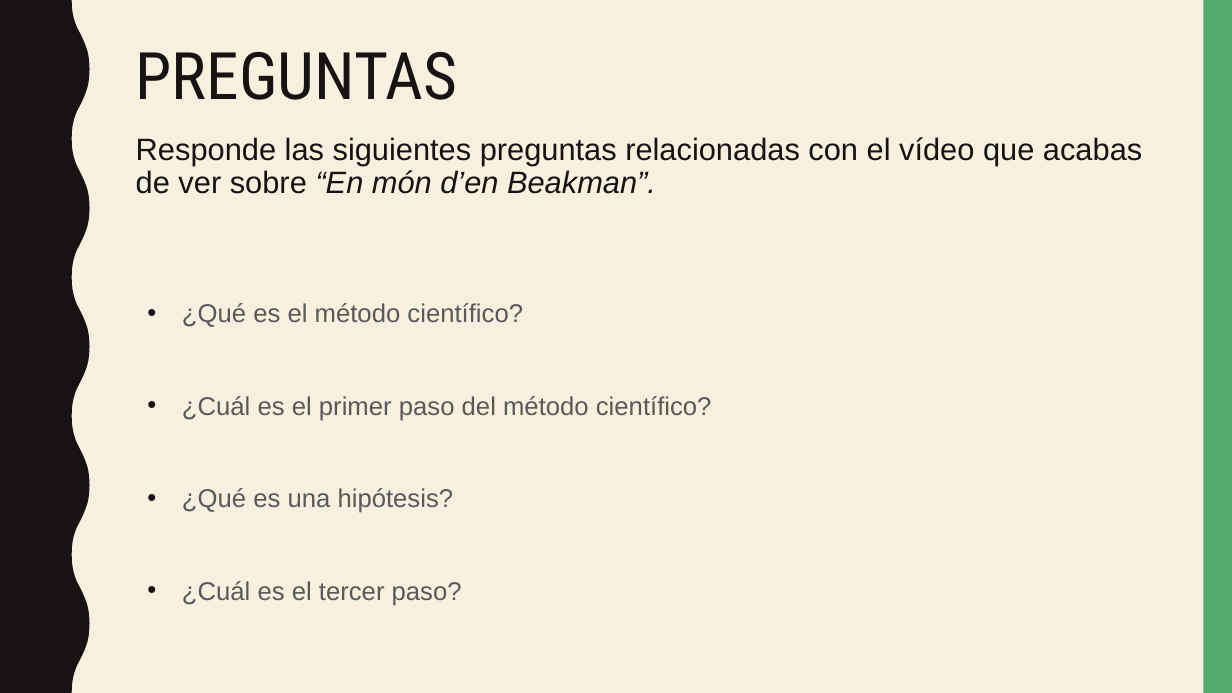
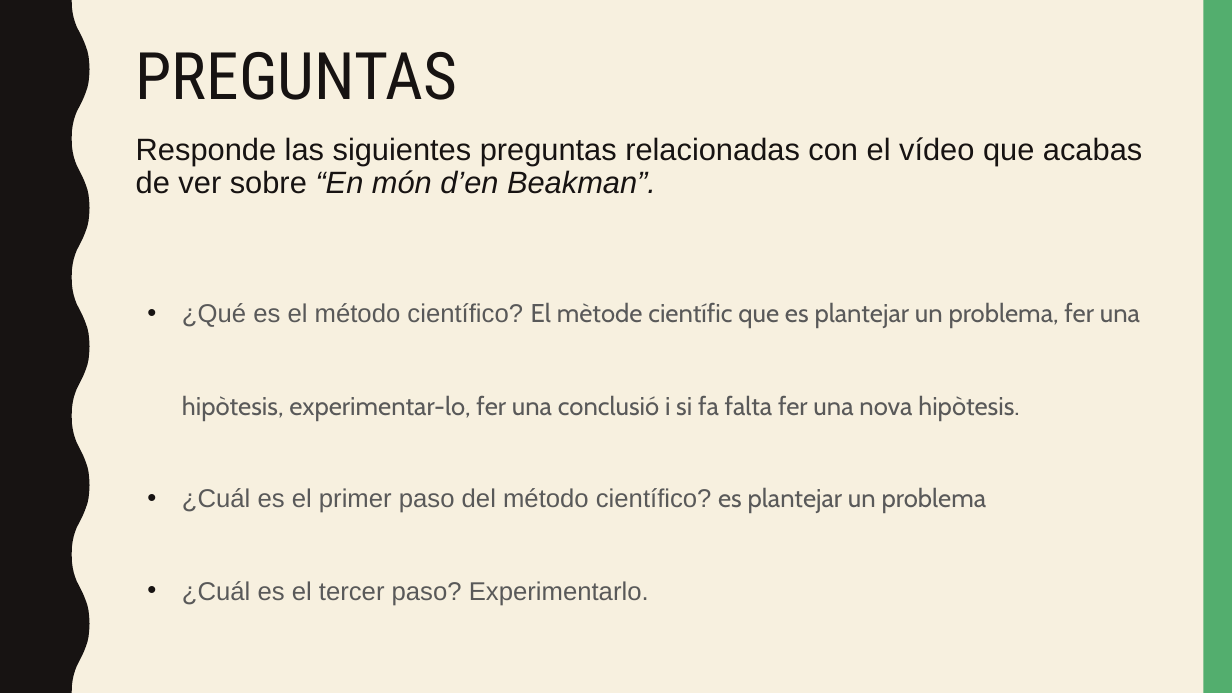
Before and after one commit to 360kbcn/Deures, a slide deck: slide 6 of 13-15-05-2020/EXPERIMENTS_Marc_Rios.pptx. Drawn at 1232x693 pixels with LibreOffice and Linux fonts; fonts in the diff are those of the drawing. Boxes give left, top, right and bottom in pixels: in the first picture for what was removed or moved away, otherwise in the second. Text is boxed around its words. In the diff, an @@ line names an element or a change of style, - is before the commit and + after.

```diff
--- a/13-15-05-2020/EXPERIMENTS_Marc_Rios.pptx
+++ b/13-15-05-2020/EXPERIMENTS_Marc_Rios.pptx
@@ text at (182,302,1140,606): text changed; font Arial to Cabin @@
-• ¿Qué es el método científico?
-• ¿Cuál es el primer paso del método científico?
-• ¿Qué es una hipótesis?
-• ¿Cuál es el tercer paso?
+• ¿Qué es el método científico? El mètode científic que es plantejar un problema, fer una hipòtesis, experimentar-lo, fer una conclusió i si fa falta fer una nova hipòtesis.
+• ¿Cuál es el primer paso del método científico? es plantejar un problema
+• ¿Cuál es el tercer paso? Experimentarlo.
```
Also in this commit, not shown: 3 other slides changed, 1 slide added, 2 other files.
